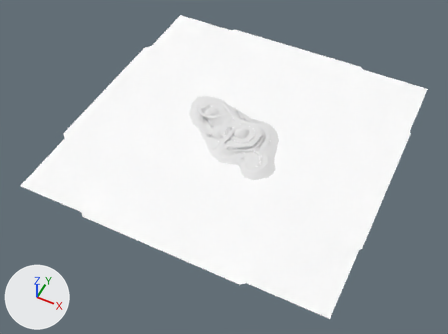
Two versions of the Blender file media/trunk/tracks/islandtrack/islandtrack.blend, one commit apart.
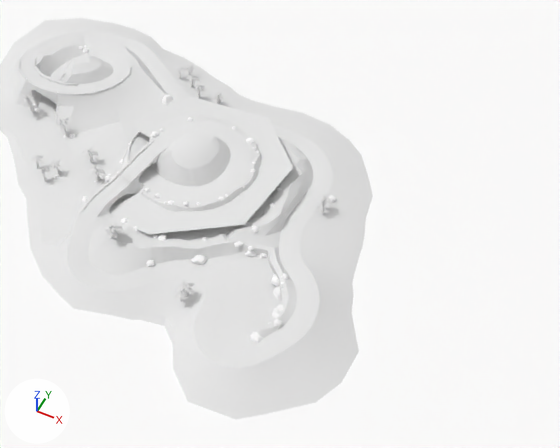
There are two pictures of each version: one whole from a 50 mm camera at (451.0, -1129.0, 1259.0) aimed at (-74.0, -80.0, -52.0), one close up from a 50 mm camera at (134.0, -271.0, 330.0) aimed at (-3.0, 3.0, -13.0). Lighting does not change. The marker at lower left points along +X, +Y and +Z. The older version's two pictures come first.

The first close-up shows 'Grass', 'Rock1', 'Rock4', 'Rock4.001', 'Sand', 'TrackSides', 'Water' and 25 more.
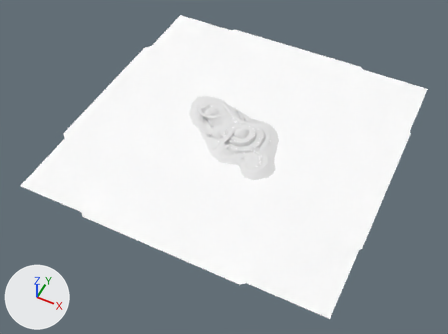
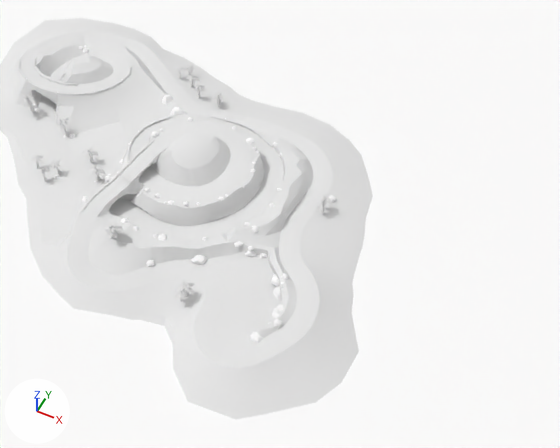
Location of each change, [x1, y1, x2, y2] in pixels of the close-ups (560 x 448 px):
'Rock4.001', hidden: before [109, 97, 294, 234]

Edits to the bpy script that builds the scene:
```text
Change ob_rock4_001:
    add ob_rock4_001.hide_viewport = True
```
